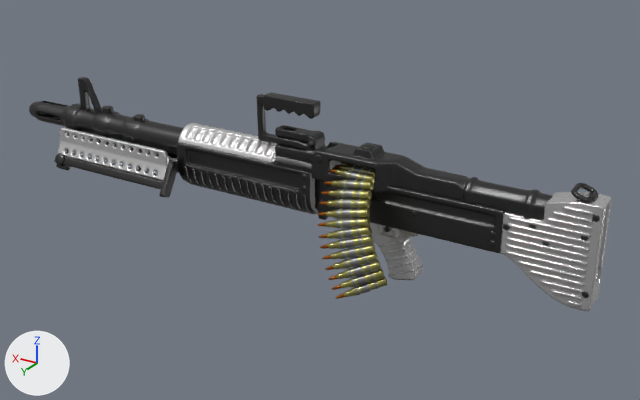
Renders of the glTF model public/models/m60.glb from each side of a commit.
One viewpoint serves both versions: a 50 mm lens placed at (-51.7, 65.3, 43.2), pointed at (-5.1, -12.4, 4.4). Arrows for +X, +Y and +Z are at lower left; the lights stay in place. The older version comes first. Where no turn or scale is listed for an object, it has been applied to the vertices.

The older version as bpy lines, for what is in view:
```python
ob_my_m60_machinegun_25_my_m60_machinegun_251_0 = bpy.data.objects.new('My_M60_machinegun_25_My_M60_machinegun_251_0', me_my_m60_machinegun_25_my_m60_machinegun_251_0)
ob_my_m60_machinegun_25_my_m60_machinegun_251_0.location = (14.7, -11.05, 7.58)
ob_my_m60_machinegun_25_my_m60_machinegun_252_0 = bpy.data.objects.new('My_M60_machinegun_25_My_M60_machinegun_252_0', me_my_m60_machinegun_25_my_m60_machinegun_252_0)
ob_my_m60_machinegun_25_my_m60_machinegun_252_0.location = (-22.06, -11.05, 4.95)
ob_my_m60_machinegun_25_my_m60_machinegun_255_0 = bpy.data.objects.new('My_M60_machinegun_25_My_M60_machinegun_255_0', me_my_m60_machinegun_25_my_m60_machinegun_255_0)
ob_my_m60_machinegun_25_my_m60_machinegun_255_0.location = (-13.34, -7.67, 4.74)
# also in view: 'My_M60_machinegun_25_My_M60_machinegun_254_0' at (-13.1, -7.5, 4.6); 'My_M60_machinegun_25_My_M60_machinegun_250_0' at (0.9, -11.0, 9.2)
```
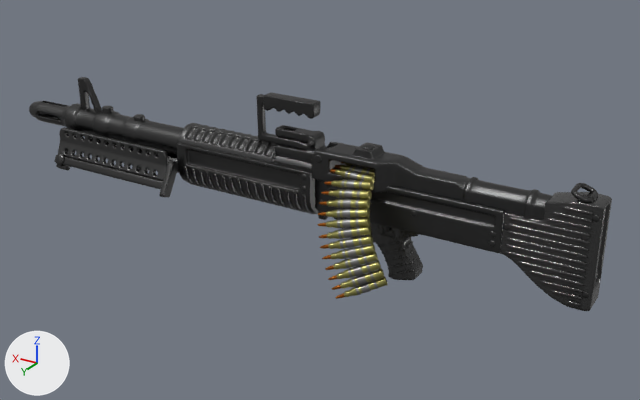
Pixel boxes (x1, y1, x2, y2) of what changed, in the pictures (640 x 400 px):
'My_M60_machinegun_25_My_M60_machinegun_252_0', recoloured (light grey to dark grey)
    both: (333, 192, 612, 311)
'My_M60_machinegun_25_My_M60_machinegun_251_0', recoloured (white to dark grey)
    both: (58, 123, 277, 180)

What the commit changed:
Material 'My_M60_machinegun_251' (mat_my_m60_machinegun_251) changes colour from white #e6e6e6 to dark grey #555555; in linear values from (0.793, 0.793, 0.793) to (0.09, 0.09, 0.09).
Material 'My_M60_machinegun_252' (mat_my_m60_machinegun_252) changes colour from light grey #cccccc to dark grey #4b4b4b; in linear values from (0.603, 0.603, 0.603) to (0.07, 0.07, 0.07).
